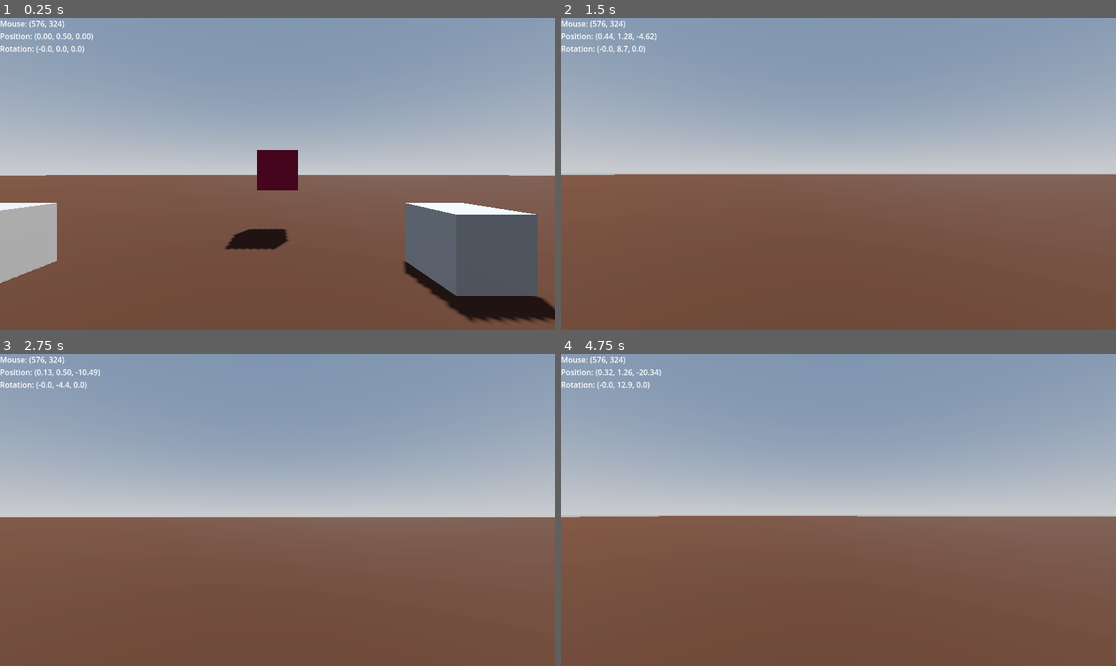
Above: before the commit, frames 1-4 (two rows, left to right).
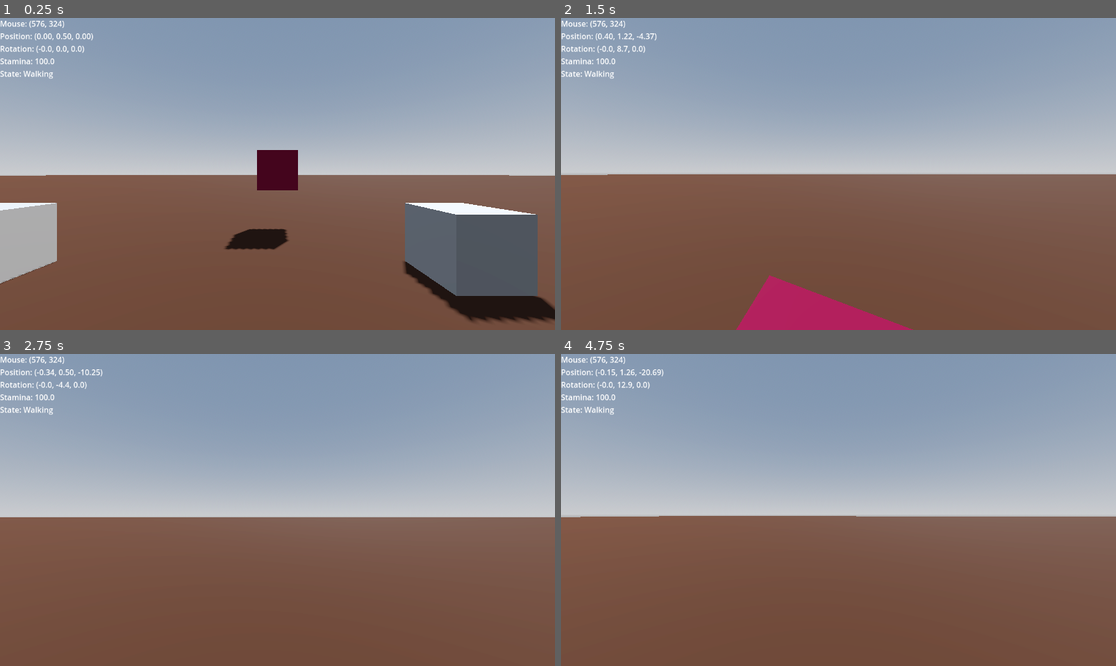
Above: after the commit, the same moments.

Repository: FreedominaStonyField/first-person-rpg
Game: Godot game, scene res://scenes/levels/movement_test_level.tscn
The game is run twice, just before and just after one commit, with the same random seed, the same clock (stepped at 60 frames per second) and the same inputs.
Inputs (mouse positions are in pixels of both pictures, inside the frame that each line leads up to):
- Up to frame 1 (0.25 s): no input
- Up to frame 2 (1.5 s): move the mouse to (866, 174) at 0.52 s; hold W (move_forward) from 0.53 s (still down); tap Shift (sprint, bound only after the commit) at 0.6 s; tap Space (jump) at 0.77 s; move the mouse to (810, 174) at 1.27 s; tap E (interact) at 1.35 s
- Up to frame 3 (2.75 s): keep holding W (move_forward); tap Space (jump) at 1.52 s; tap Shift (sprint, bound only after the commit) at 1.55, 2.1 s; move the mouse to (288, 503) at 2.02 s
- Up to frame 4 (4.75 s): keep holding W (move_forward); move the mouse to (832, 516) at 2.77 s; tap Shift (sprint, bound only after the commit) at 2.85, 3.8, 4.35 s; tap Space (jump) at 3.02, 3.77, 4.52 s; move the mouse to (877, 513) at 3.52 s; hold E (interact) 3.53-4.28 s; tap Enter at 4.25 s; move the mouse to (794, 506) at 4.27 s

The runs differ from the first frame. In frame 1, 0.2% of the frame differs, in the area x 0-10%, y 12-20%; in frame 2, 3.0%, in the area x 0-64%, y 4-100%; in frame 3, 0.3%; in frame 4, 0.3%.

Commit message:
Add stamina-based sprinting

Diff:
--- a/project.godot
+++ b/project.godot
@@ -47,3 +47,8 @@
 "events": [Object(InputEventKey,"resource_local_to_scene":false,"resource_name":"","device":-1,"window_id":0,"alt_press …(191 unchanged characters)…
 ]
 }
+sprint={
+"deadzone": 0.2,
+"events": [Object(InputEventKey,"resource_local_to_scene":false,"resource_name":"","device":-1,"window_id":0,"alt_pressed":false,"shift_pressed":false,"ctrl_pressed":false,"meta_pressed":false,"pressed":false,"keycode":0,"physical_keycode":4194325,"key_label":0,"unicode":0,"location":0,"echo":false,"script":null)
+]
+}
--- a/scenes/shared/PlayerController.tscn
+++ b/scenes/shared/PlayerController.tscn
@@ -7,6 +7,7 @@
 
 [node name="PlayerController" type="CharacterBody3D"]
 script = ExtResource("1_v58sa")
+stats_path = NodePath("Stats")
 
 [node name="CollisionShape3D" type="CollisionShape3D" parent="."]
 shape = SubResource("CapsuleShape3D_wae83")
--- a/scenes/shared/PlayerStats.gd
+++ b/scenes/shared/PlayerStats.gd
@@ -1,3 +1,4 @@
+class_name PlayerStats
 extends Node
 
 const MAX_STAT := 100.0
--- a/scenes/shared/player_controller.gd
+++ b/scenes/shared/player_controller.gd
@@ -2,6 +2,14 @@
 
 const SPEED = 5.0
 const JUMP_VELOCITY = 4.5
+
+@export var sprint_multiplier := 1.6
+@export var sprint_stamina_drain_per_second := 20.0
+@export var sprint_action := "sprint"
+@export var stats_path: NodePath
+
+var stats: PlayerStats = null
+var is_sprinting := false
 
 @export var mouse_sensitivity := Vector2(0.15, 0.15)
 @export var max_look_angle := 88.0
@@ -21,6 +29,14 @@
 	Input.set_mouse_mode(Input.MOUSE_MODE_CAPTURED)
 	if not camera:
 		push_error("PlayerController is missing the Camera3D child.")
+	if stats_path:
+		var node := get_node_or_null(stats_path)
+		if node:
+			stats = node as PlayerStats
+			if not stats:
+				push_error("PlayerController: stats_path must point to a PlayerStats node.")
+		else:
+			push_error("PlayerController: stats_path is not pointing to a valid node.")
 
 func _unhandled_input(event: InputEvent) -> void:
 	if event is InputEventMouseMotion and camera:
@@ -36,7 +52,10 @@
 	var mouse_pos := get_viewport().get_mouse_position()
 	var pos := global_position
 	var rot := rotation_degrees
-	debug_label.text = "Mouse: (%.0f, %.0f)\nPosition: (%.2f, %.2f, %.2f)\nRotation: (%.1f, %.1f, %.1f)" % [
+	var stamina_value: float = stats.stamina if stats else 0.0
+
+	var sprint_state := "Sprinting" if is_sprinting else "Walking"
+	debug_label.text = "Mouse: (%.0f, %.0f)\nPosition: (%.2f, %.2f, %.2f)\nRotation: (%.1f, %.1f, %.1f)\nStamina: %.1f\nState: %s" % [
 		mouse_pos.x,
 		mouse_pos.y,
 		pos.x,
@@ -45,6 +64,8 @@
 		rot.x,
 		rot.y,
 		rot.z,
+		stamina_value,
+		sprint_state,
 	]
 
 func _attempt_pickup() -> void:
@@ -132,8 +153,15 @@
 		if held_body and held_body is RigidBody3D:
 			var body := held_body as RigidBody3D
 			speed_penalty = clamp(body.mass / carry_mass_threshold, 0.0, max_carry_speed_penalty)
-		velocity.x = direction.x * SPEED * (1.0 - speed_penalty)
-		velocity.z = direction.z * SPEED * (1.0 - speed_penalty)
+		var target_speed := SPEED
+		is_sprinting = false
+		if stats and Input.is_action_pressed(sprint_action):
+			var stamina_cost := sprint_stamina_drain_per_second * delta
+			if stats.spend_stamina(stamina_cost):
+				target_speed *= sprint_multiplier
+				is_sprinting = true
+		velocity.x = direction.x * target_speed * (1.0 - speed_penalty)
+		velocity.z = direction.z * target_speed * (1.0 - speed_penalty)
 	else:
 		velocity.x = move_toward(velocity.x, 0, SPEED)
 		velocity.z = move_toward(velocity.z, 0, SPEED)
